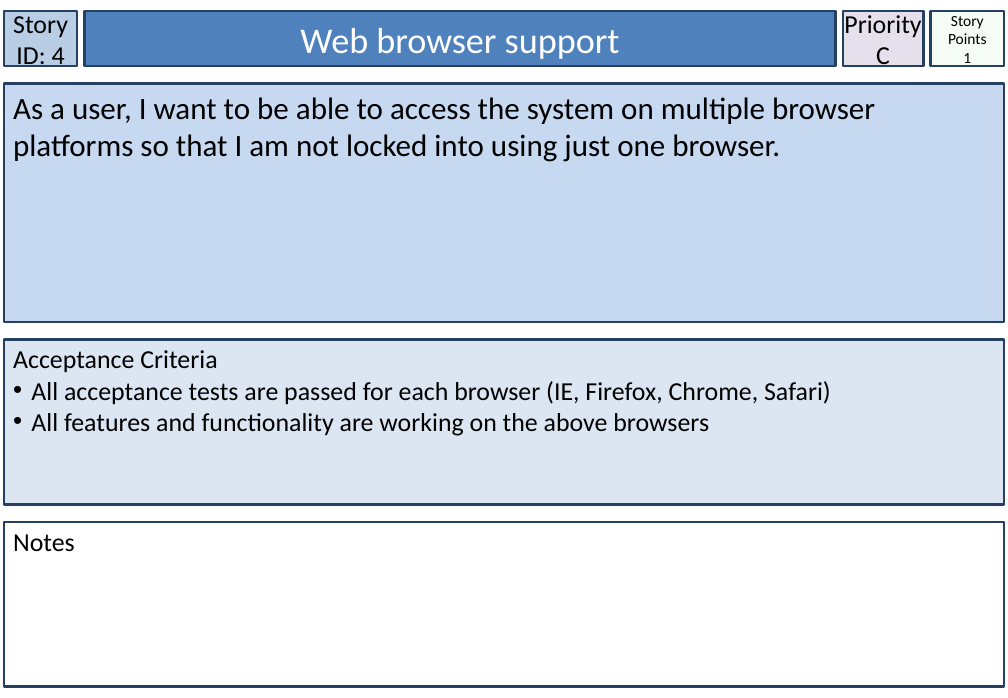
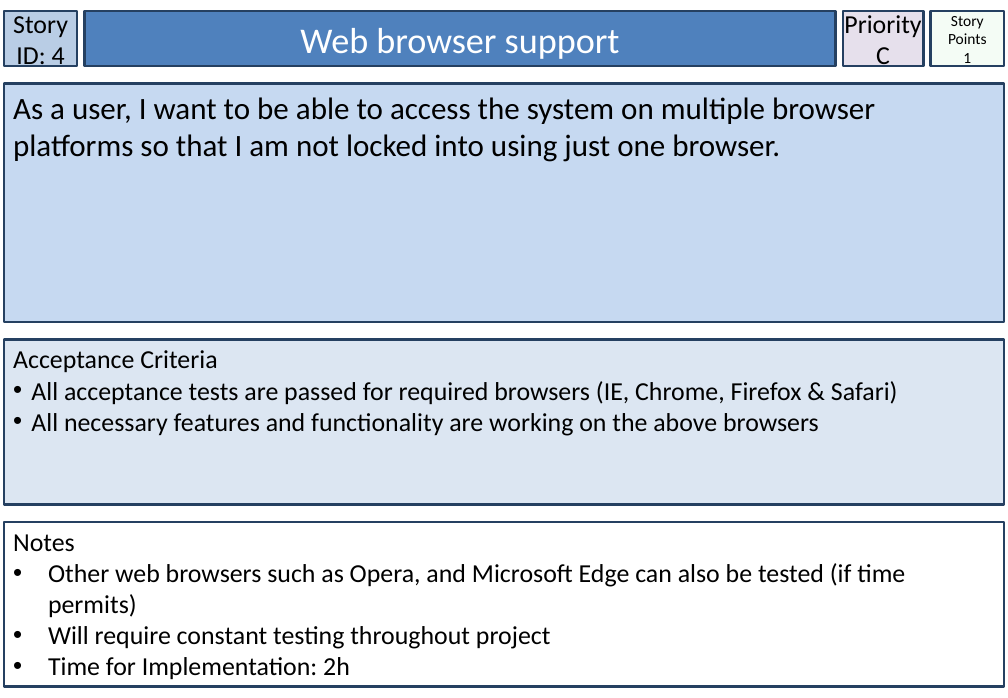
Before and after one commit to Nagarius/Phoenix, a slide deck: slide 5 of StoryCards_Smart_City_TeamPhoenix.pptx. Drawn at 1008x698 pixels with LibreOffice and Linux fonts; fonts in the diff are those of the drawing. Boxes give left, top, right and bottom in pixels: in the first picture for what was removed or moved away, otherwise in the second. Text is boxed around its words. In the diff, an @@ line names an element or a change of style, - is before the commit and + after.

```diff
--- a/StoryCards_Smart_City_TeamPhoenix.pptx
+++ b/StoryCards_Smart_City_TeamPhoenix.pptx
@@ text in rectangle at <box>31,381,898,436</box>: text changed @@
-• All acceptance tests are passed for each browser (IE, Firefox, Chrome, Safari)
-• All features and functionality are working on the above browsers
+• All acceptance tests are passed for required browsers (IE, Chrome, Firefox & Safari)
+• All necessary features and functionality are working on the above browsers
@@ text in rectangle at <box>48,563,905,680</box>: paragraphs added @@
+• Other web browsers such as Opera, and Microsoft Edge can also be tested (if time permits)
+• Will require constant testing throughout project
+• Time for Implementation: 2h
```
Also in this commit, not shown: 29 other slides changed, 1 slide added.
